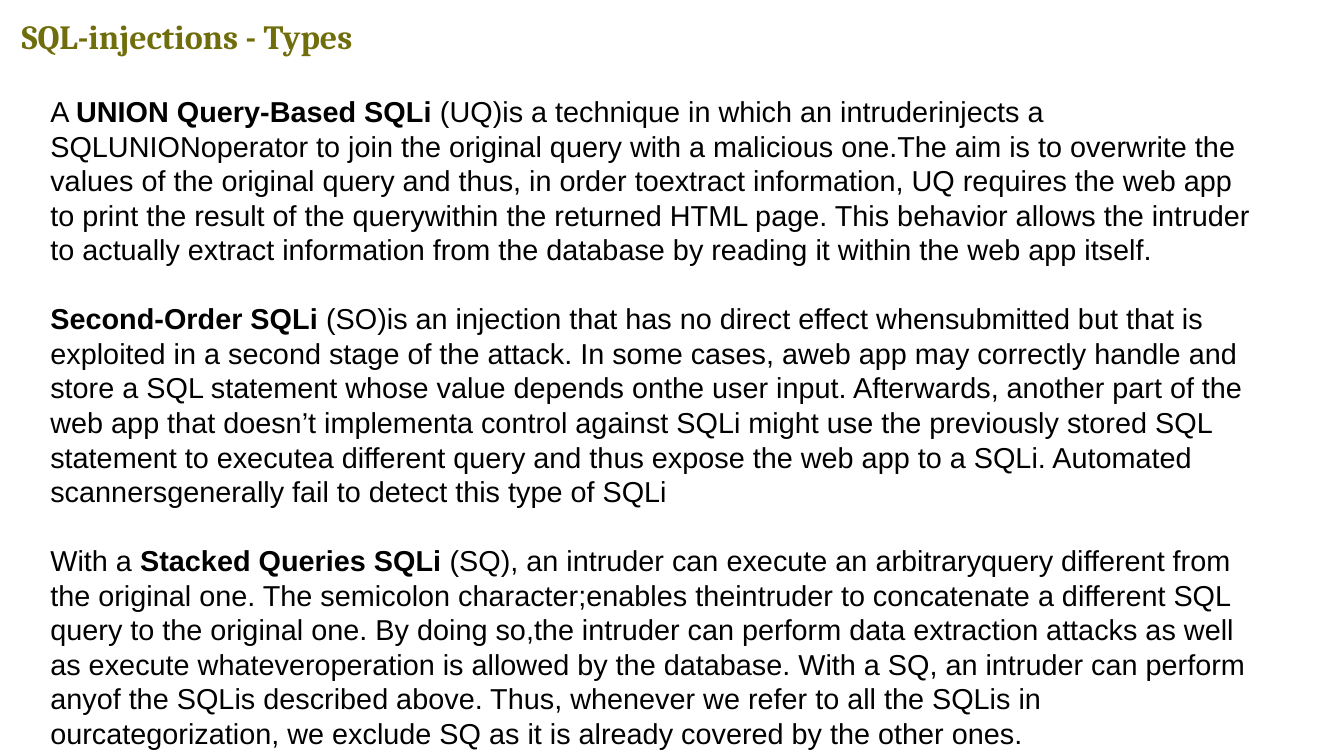
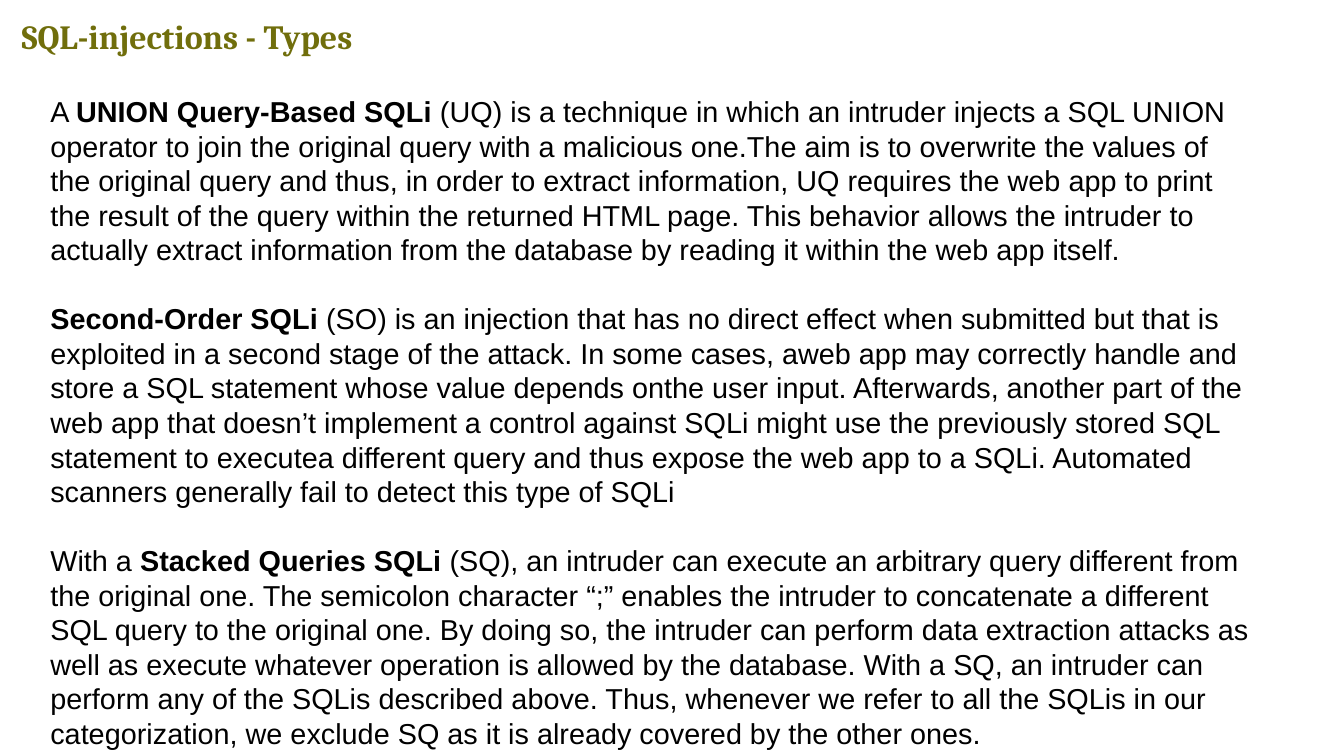
Before and after one commit to v-research/edu, a slide deck: slide 15 of second_year_2020/lesson_1/databases_dbms_sql.odp (slide 14 before the commit). Drawn at 1344x756 pixels with LibreOffice and Linux fonts; fonts in the diff are those of the drawing. Boxes give left, top, right and bottom in pixels: in the first picture for what was removed or moved away, otherwise in the second. Text is boxed around its words. In the diff, an @@ line names an element or a change of style, - is before the commit and + after.

```diff
--- a/second_year_2020/lesson_1/databases_dbms_sql.odp
+++ b/second_year_2020/lesson_1/databases_dbms_sql.odp
@@ text at (x1=50, y1=101, x2=1248, y2=715): text changed @@
-A UNION Query-Based SQLi (UQ)is a technique in which an intruderinjects a SQLUNIONoperator to join the original query with a malicious one.The aim is to overwrite the values of the original query and thus, in order toextract information, UQ requires the web app to print the result of the querywithin the returned HTML page. This behavior allows the intruder to actually extract information from the database by reading it within the web app itself.
-Second-Order SQLi (SO)is an injection that has no direct effect whensubmitted but that is exploited in a second stage of the attack. In some cases, aweb app may correctly handle and store a SQL statement whose value depends onthe user input. Afterwards, another part of the web app that doesn’t implementa control against SQLi might use the previously stored SQL statement to executea different query and thus expose the web app to a SQLi. Automated scannersgenerally fail to detect this type of SQLi
-With a Stacked Queries SQLi (SQ), an intruder can execute an arbitraryquery different from the original one. The semicolon character;enables theintruder to concatenate a different SQL query to the original one. By doing so,the intruder can perform data extraction attacks as well as execute whateveroperation is allowed by the database. With a SQ, an intruder can perform anyof the SQLis described above. Thus, whenever we refer to all the SQLis in ourcategorization, we exclude SQ as it is already covered by the other ones.
+A UNION Query-Based SQLi (UQ) is a technique in which an intruder injects a SQL UNION operator to join the original query with a malicious one.The aim is to overwrite the values of the original query and thus, in order to extract information, UQ requires the web app to print the result of the query within the returned HTML page. This behavior allows the intruder to actually extract information from the database by reading it within the web app itself.
+Second-Order SQLi (SO) is an injection that has no direct effect when submitted but that is exploited in a second stage of the attack. In some cases, aweb app may correctly handle and store a SQL statement whose value depends onthe user input. Afterwards, another part of the web app that doesn’t implement a control against SQLi might use the previously stored SQL statement to executea different query and thus expose the web app to a SQLi. Automated scanners generally fail to detect this type of SQLi
+With a Stacked Queries SQLi (SQ), an intruder can execute an arbitrary query different from the original one. The semicolon character “;” enables the intruder to concatenate a different SQL query to the original one. By doing so, the intruder can perform data extraction attacks as well as execute whatever operation is allowed by the database. With a SQ, an intruder can perform any of the SQLis described above. Thus, whenever we refer to all the SQLis in our categorization, we exclude SQ as it is already covered by the other ones.
```
Also in this commit, not shown: 4 other slides changed, 1 slide added, 1 other file.
